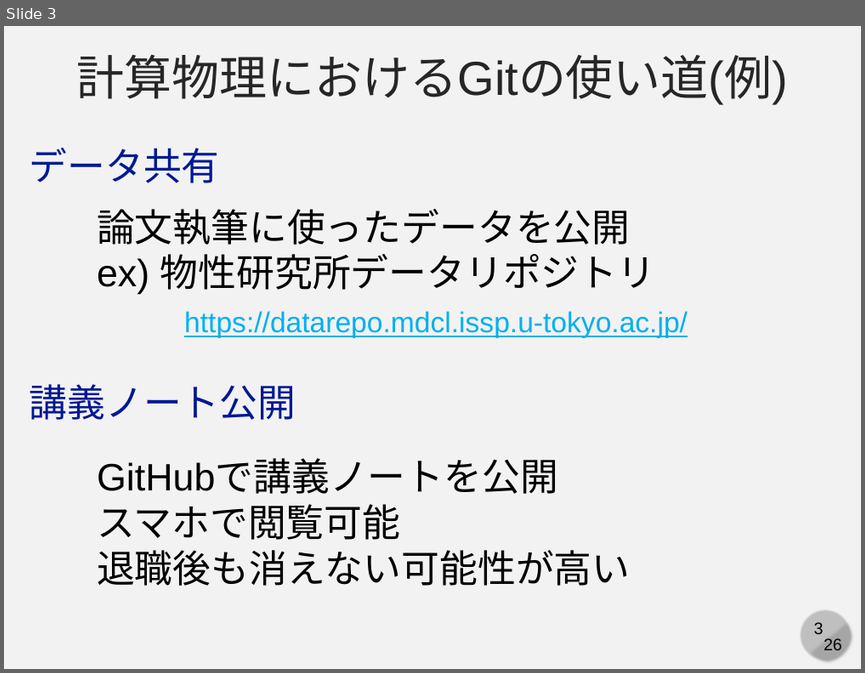
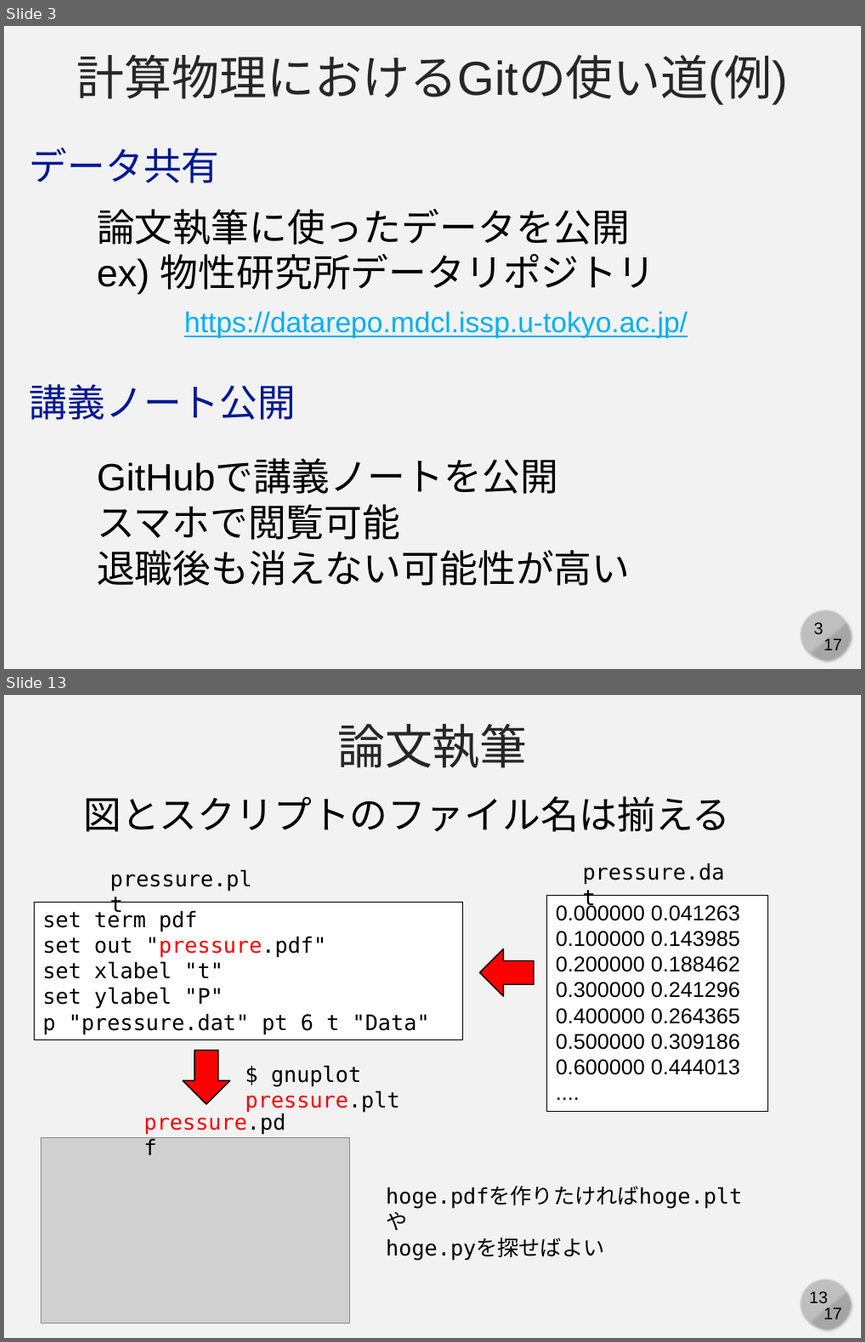
Before and after one commit to cpss2026-git/cpss2026-git.github.io, a slide deck: 01-lecture-git-basic/slides/01-c-compphys.pptx. Shown one above the other, each under a label of ours: slide 3 before the commit, slides 3 and 13 after it; the slides between them are not shown. The pictures are 865x673 and 865x1342 pixels, drawn with LibreOffice and Linux fonts; fonts in the diff are those of the drawing; grey boxes stand for pictures. Boxes give left, top, right and bottom in pixels: in the first picture for what was removed or moved away, otherwise in the second. Text is boxed around its words. In the diff, an @@ line names an element or a change of style, - is before the commit and + after.

```diff
--- a/01-lecture-git-basic/slides/01-c-compphys.pptx
+++ b/01-lecture-git-basic/slides/01-c-compphys.pptx
@@ slide 13 added at [4,695,861,1338], background #F2F2F2; not listed: 4 template elements that a slide beside it also shows @@
@@ text added at [337,724,528,768], 40 pt, text #262626 @@
+論文執筆
@@ text added at [83,796,730,832], 32 pt, text #000000 @@
+図とスクリプトのファイル名は揃える
@@ text added at [583,863,725,885], 18 pt, text #000000 @@
+pressure.dat
@@ rectangle added at [547,895,768,1111], fill #FFFFFF, outline #000000 0.75 pt, 18 pt, text #000000 @@
+0.000000 0.041263
+0.100000 0.143985
+0.200000 0.188462
+0.300000 0.241296
+0.400000 0.264365
+0.500000 0.309186
+0.600000 0.444013
+....
@@ rectangle added at [34,902,462,1040], fill #FFFFFF, outline #000000 0.75 pt, 18 pt, text #000000 @@
+set term pdf
+set out "pressure.pdf"
+set xlabel "t"
+set ylabel "P"
+p "pressure.dat" pt 6 t "Data"
@@ text added at [146,936,326,958], 18 pt, text #FF0000 @@
+pressure.pdf
@@ right arrow added at [479,948,534,996], fill #FF0000, outline #000000 1 pt @@
@@ right arrow added at [183,1049,230,1104], fill #FF0000, outline #000000 1 pt @@
@@ text added at [144,1065,742,1208], 18 pt, text #000000 @@
+$ gnuplot pressure.plt
@@ text added at [245,1090,400,1112], 18 pt, text #000000 @@
+pressure.plt
@@ picture added at [41,1138,349,1323] @@
@@ text added at [386,1185,742,1260], 18 pt, text #000000 @@
+hoge.pdfを作りたければhoge.pltや
+hoge.pyを探せばよい
@@ slide 3 changed as well @@
@@ text at [823,638,842,650]: text changed @@
-26
+17
```
Also in this commit, not shown: 4 other slides changed, 11 other slides added.
